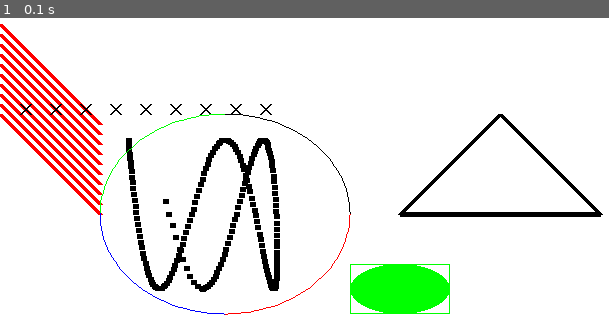
Above: before the commit, frame 1.
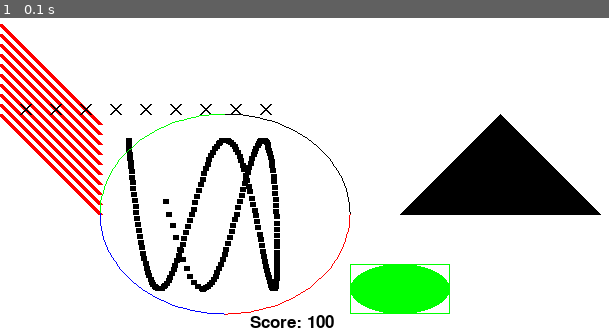
Above: after the commit, the same moment.

Repository: MCBoarder289/PythonArcadeGames
Game: pygame game, started from Chapter 5 - Graphics/scratchwork.py
Two runs of this game, one before a commit and one after it. Both use one fixed random seed, a clock stepped at 60 frames per second and the inputs below.
Inputs:
- Up to frame 1 (0.1 s): no input

The runs differ from the first frame. In frame 1, 5.4% of the frame differs, in the area x 41-100%, y 30-99%.

Commit message:
Starting Chapter 5

Diff:
--- a/Chapter 5 - Graphics/scratchwork.py
+++ b/Chapter 5 - Graphics/scratchwork.py
@@ -16,6 +16,10 @@
 
 # SET PI
 PI = 3.141592653
+
+# Define font for text
+font = pygame.font.Font(None, 25)  # can do pygame.font.Font("C:/Windows/Fonts/SCHLBKB.ttf", 25)
+score = 100
 
 
 # Set the width and height of the screen
@@ -76,6 +80,7 @@
     # pygame.draw.line(screen, GREEN, [200, 0], [100, 100], 5)
     """
 
+    # Drawing Diagonal lines on left side of screen -------------------------------
     # Draw on the screen several lines from (0, 10) to (100, 110)
     # 5 pixels wide using a while loop
     y_offset = 0
@@ -88,6 +93,7 @@
     for y_offset in range(0, 100, 10):
         pygame.draw.line(screen, RED, [0, 10 + y_offset], [100, 110 + y_offset], 5)
 
+    # Drawing crazy lines with sin and cosine -------------------------------
     # For this code, make sure to have a line that says
     # "import math" at the top of your program. Otherwise
     # it won't know what math.sin is.
@@ -101,15 +107,16 @@
 
         pygame.draw.line(screen, BLACK, [x, y], [x + 5, y], 5)
 
-    # Draw some X's
+    # Draw some X's --------------------------------
     for x_offset in range(30, 300, 30):
         pygame.draw.line(screen, BLACK, [x_offset, 100], [x_offset - 10, 90], 2)
         pygame.draw.line(screen, BLACK, [x_offset, 90], [x_offset - 10, 100], 2)
 
-    # Draw Rectangles/ Ellipses
+    # Draw Rectangles/ Ellipses -------------------------------
     pygame.draw.rect(screen, GREEN, [350, 250, 100, 50], 1)
     pygame.draw.ellipse(screen, GREEN, [350, 250, 100, 50], 0)
 
+    # Drawing Arc --------------------------------
     # Draw an arc as part of an ellipse. Use radians to determine what
     # angle to draw.
     pygame.draw.arc(screen, GREEN, [100, 100, 250, 200], PI / 2, PI, 1)
@@ -117,8 +124,24 @@
     pygame.draw.arc(screen, RED, [100, 100, 250, 200], 3 * PI / 2, 2 * PI, 1)
     pygame.draw.arc(screen, BLUE, [100, 100, 250, 200], PI, 3 * PI / 2, 1)
 
+    # Drawing Triangle -------------------------------
     # This draws a triangle using the polygon command
-    pygame.draw.polygon(screen, BLACK, [[500, 100], [400, 200], [600, 200]], 5)
+    pygame.draw.polygon(screen, BLACK, [[500, 100], [400, 200], [600, 200]], 0)
+
+    # Drawing Text -------------------------------
+    # Select the font to use, size, bold, italics
+
+    # font = pygame.font.SysFont('Calibri', 25, True, False)
+
+    # Render the text. "True" means anti-aliased text.
+    # Black is the color. The variable BLACK was defined
+    # above as a list of [0, 0, 0]
+    # Note: This line creates an image of the letters,
+    # but does not put it on the screen yet.
+    text = font.render("Score: " + str(score), True, BLACK)
+
+    # Put the image of the text on the screen at 250x250
+    screen.blit(text, [250, 300])
 
     # ALL CODE TO DRAW SHOULD BE ABOVE THIS COMMENT
     pygame.display.flip()
--- /dev/null
+++ b/Chapter 5 - Graphics/timer example.py
@@ -0,0 +1,97 @@
+"""
+ Show how to put a timer on the screen.
+
+ Sample Python/Pygame Programs
+ Simpson College Computer Science
+ http://programarcadegames.com/
+ http://simpson.edu/computer-science/
+
+"""
+
+import pygame
+
+# Define some colors
+BLACK = (0, 0, 0)
+WHITE = (255, 255, 255)
+
+pygame.init()
+
+# Set the height and width of the screen
+size = [700, 500]
+screen = pygame.display.set_mode(size)
+
+pygame.display.set_caption("My Game")
+
+# Loop until the user clicks the close button.
+done = False
+
+# Used to manage how fast the screen updates
+clock = pygame.time.Clock()
+
+font = pygame.font.Font(None, 25)
+
+frame_count = 0
+frame_rate = 60
+start_time = 90
+
+# -------- Main Program Loop -----------
+while not done:
+    for event in pygame.event.get():  # User did something
+        if event.type == pygame.QUIT:  # If user clicked close
+            done = True  # Flag that we are done so we exit this loop
+
+    # Set the screen background
+    screen.fill(WHITE)
+
+    # ALL CODE TO DRAW SHOULD GO BELOW THIS COMMENT
+
+    # --- Timer going up ---
+    # Calculate total seconds
+    total_seconds = frame_count // frame_rate
+
+    # Divide by 60 to get total minutes
+    minutes = total_seconds // 60
+
+    # Use modulus (remainder) to get seconds
+    seconds = total_seconds % 60
+
+    # Use python string formatting to format in leading zeros
+    output_string = "Time: {0:02}:{1:02}".format(minutes, seconds)
+
+    # Blit to the screen
+    text = font.render(output_string, True, BLACK)
+    screen.blit(text, [250, 250])
+
+    # --- Timer going down ---
+    # --- Timer going up ---
+    # Calculate total seconds
+    total_seconds = start_time - (frame_count // frame_rate)
+    if total_seconds < 0:
+        total_seconds = 0
+
+    # Divide by 60 to get total minutes
+    minutes = total_seconds // 60
+
+    # Use modulus (remainder) to get seconds
+    seconds = total_seconds % 60
+
+    # Use python string formatting to format in leading zeros
+    output_string = "Time left: {0:02}:{1:02}".format(minutes, seconds)
+
+    # Blit to the screen
+    text = font.render(output_string, True, BLACK)
+
+    screen.blit(text, [250, 280])
+
+    # ALL CODE TO DRAW SHOULD GO ABOVE THIS COMMENT
+    frame_count += 1
+
+    # Limit frames per second
+    clock.tick(frame_rate)
+
+    # Go ahead and update the screen with what we've drawn.
+    pygame.display.flip()
+
+# Be IDLE friendly. If you forget this line, the program will 'hang'
+# on exit.
+pygame.quit()
